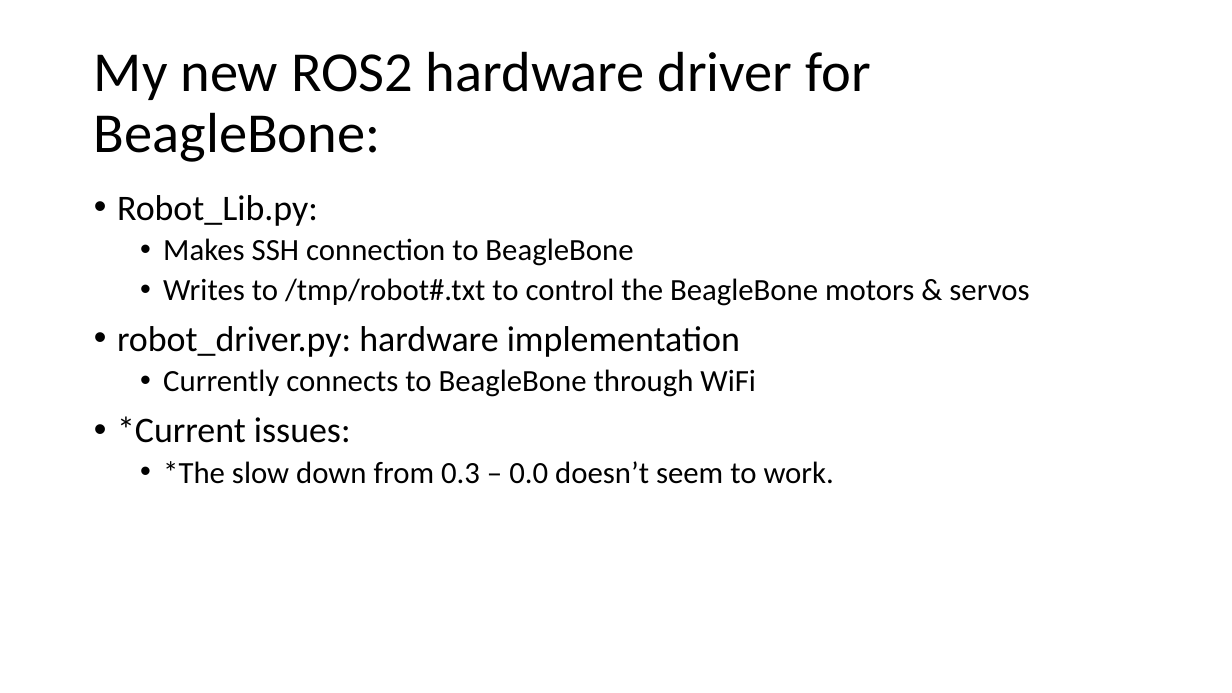
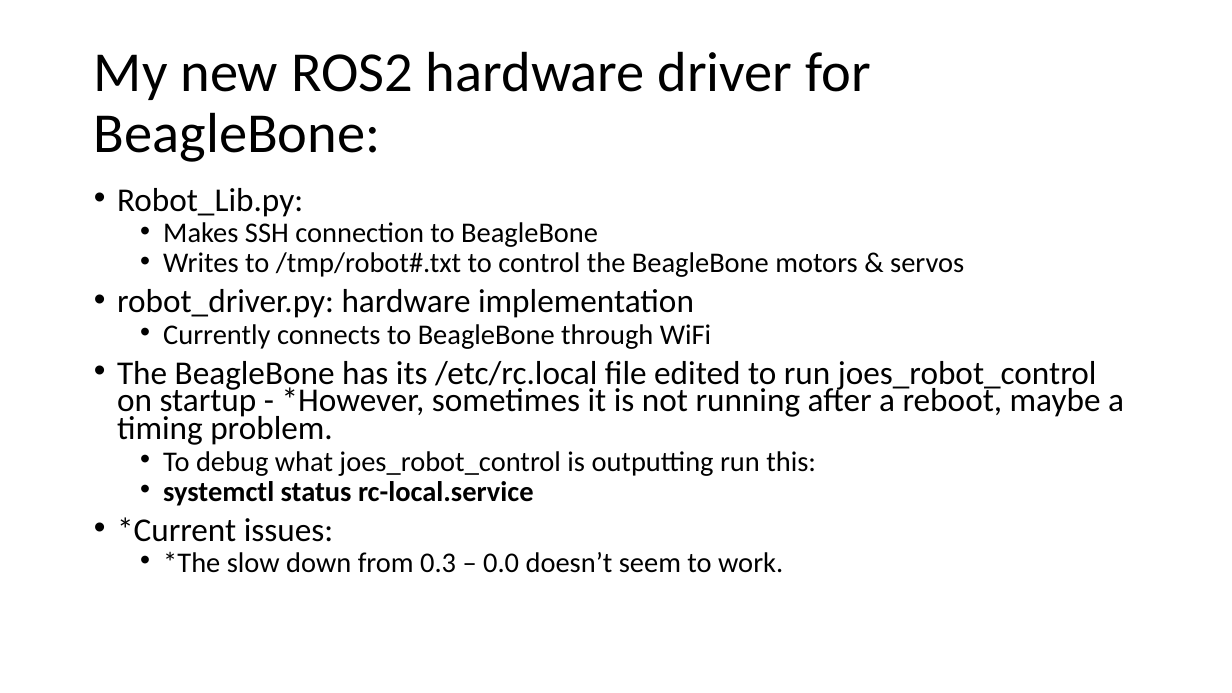
Before and after one commit to gigaprog/p_presentations, a slide deck: slide 5 of embedded/RobotOperatingSystem/My_ROS2_robot.pptx. Drawn at 1232x693 pixels with LibreOffice and Linux fonts; fonts in the diff are those of the drawing. Boxes give left, top, right and bottom in pixels: in the first picture for what was removed or moved away, otherwise in the second. Text is boxed around its words. In the diff, an @@ line names an element or a change of style, - is before the commit and + after.

Commit message:
ROS2

```diff
--- a/embedded/RobotOperatingSystem/My_ROS2_robot.pptx
+++ b/embedded/RobotOperatingSystem/My_ROS2_robot.pptx
@@ text at (117,188,964,573): size 28 to 25.9 pt in "Robot_Lib.py:", "robot_driver.py: hardware implementation", "*Current issues:"; size 24 to 22.2 pt in "Makes SSH connection to BeagleBone", "Writes to /tmp/robot#.txt to control the BeagleBone ...", "Currently connects to BeagleBone through WiFi", "*The slow down from 0.3 – 0.0 ..."; line spacing 0.9 to 0.7 @@
@@ text at (117,361,1124,506): paragraphs added @@
+• The BeagleBone has its /etc/rc.local file edited to run joes_robot_control on startup - *However, sometimes it is not running after a reboot, maybe a timing problem.
+  • To debug what joes_robot_control is outputting run this:
+  • systemctl status rc-local.service
```
